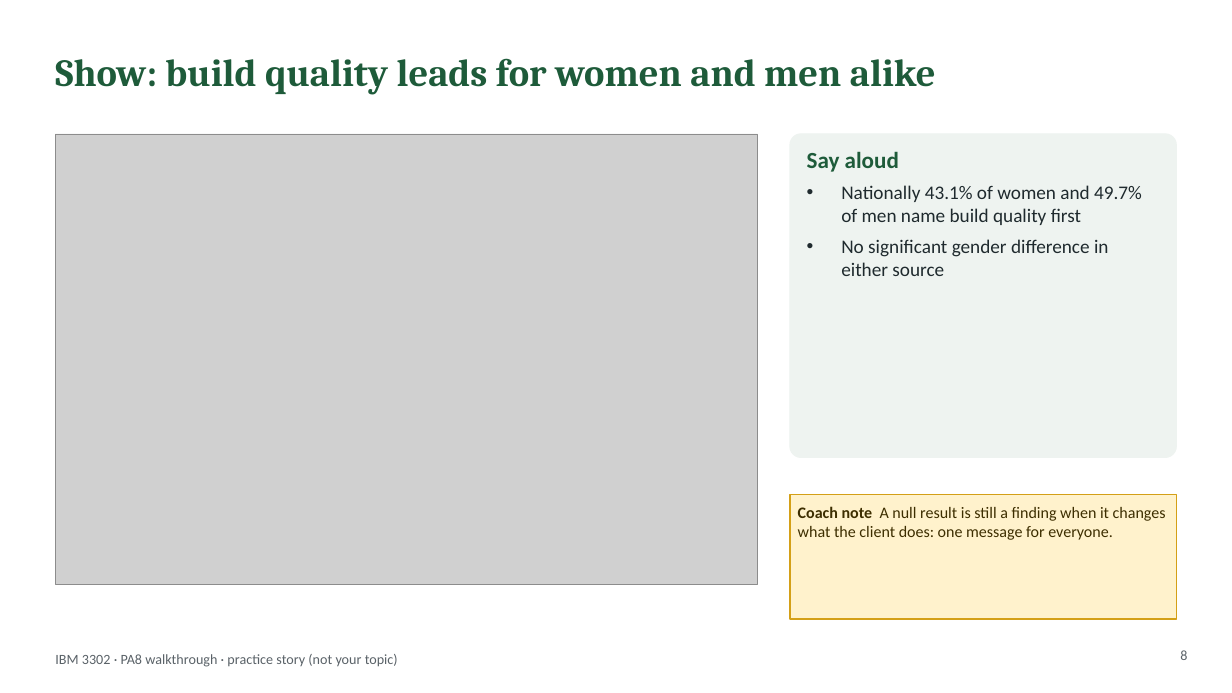
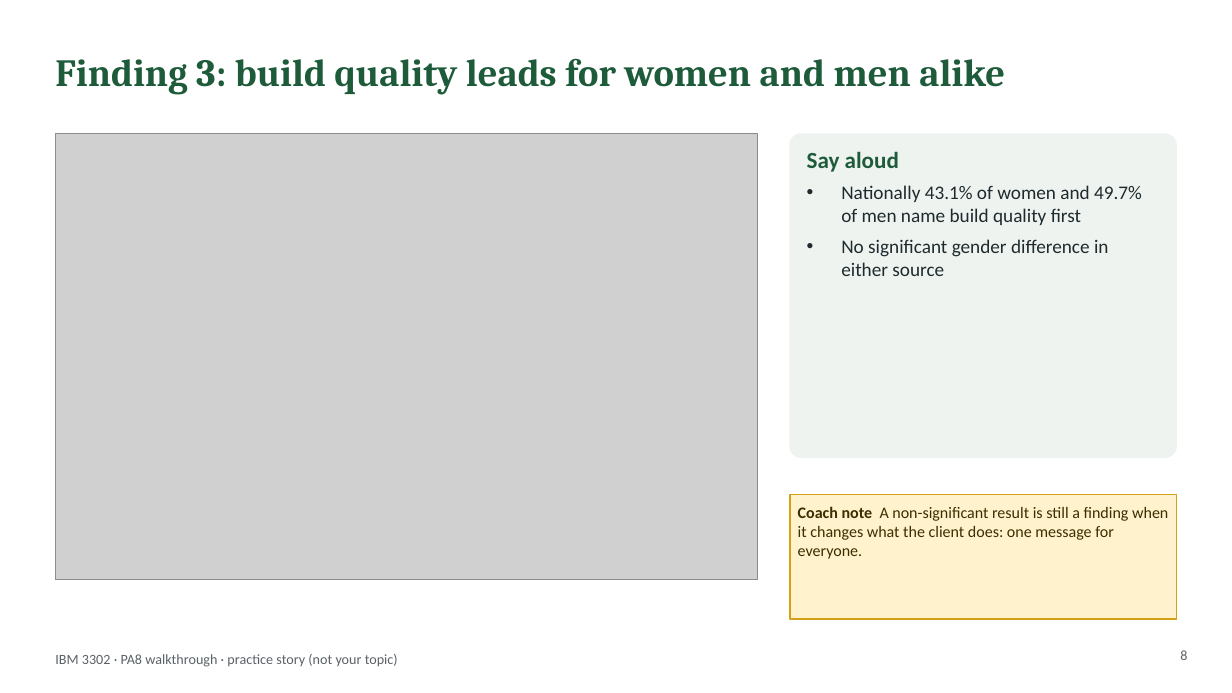
Before and after one commit to lyf718718/mktg-research-sim, a slide deck: slide 8 of hub/files/PA8_Presentation_Walkthrough.pptx. Drawn at 1232x693 pixels with LibreOffice and Linux fonts; fonts in the diff are those of the drawing; grey boxes stand for pictures. Boxes give left, top, right and bottom in pixels: in the first picture for what was removed or moved away, otherwise in the second. Text is boxed around its words. In the diff, an @@ line names an element or a change of style, - is before the commit and + after.

```diff
--- a/hub/files/PA8_Presentation_Walkthrough.pptx
+++ b/hub/files/PA8_Presentation_Walkthrough.pptx
@@ title at (55,58,1005,95): text changed @@
-Show: build quality leads for women and men alike
+Finding 3: build quality leads for women and men alike
@@ picture: place and size @@
-picture at (55,134,758,584)
+picture at (55,134,758,579)
@@ text in rectangle at (798,506,1168,559): text changed @@
-Coach note A null result is still a finding when it changes what the client does: one message for everyone.
+Coach note A non-significant result is still a finding when it changes what the client does: one message for everyone.
```
Also in this commit, not shown: 12 other slides changed, 17 other files.
